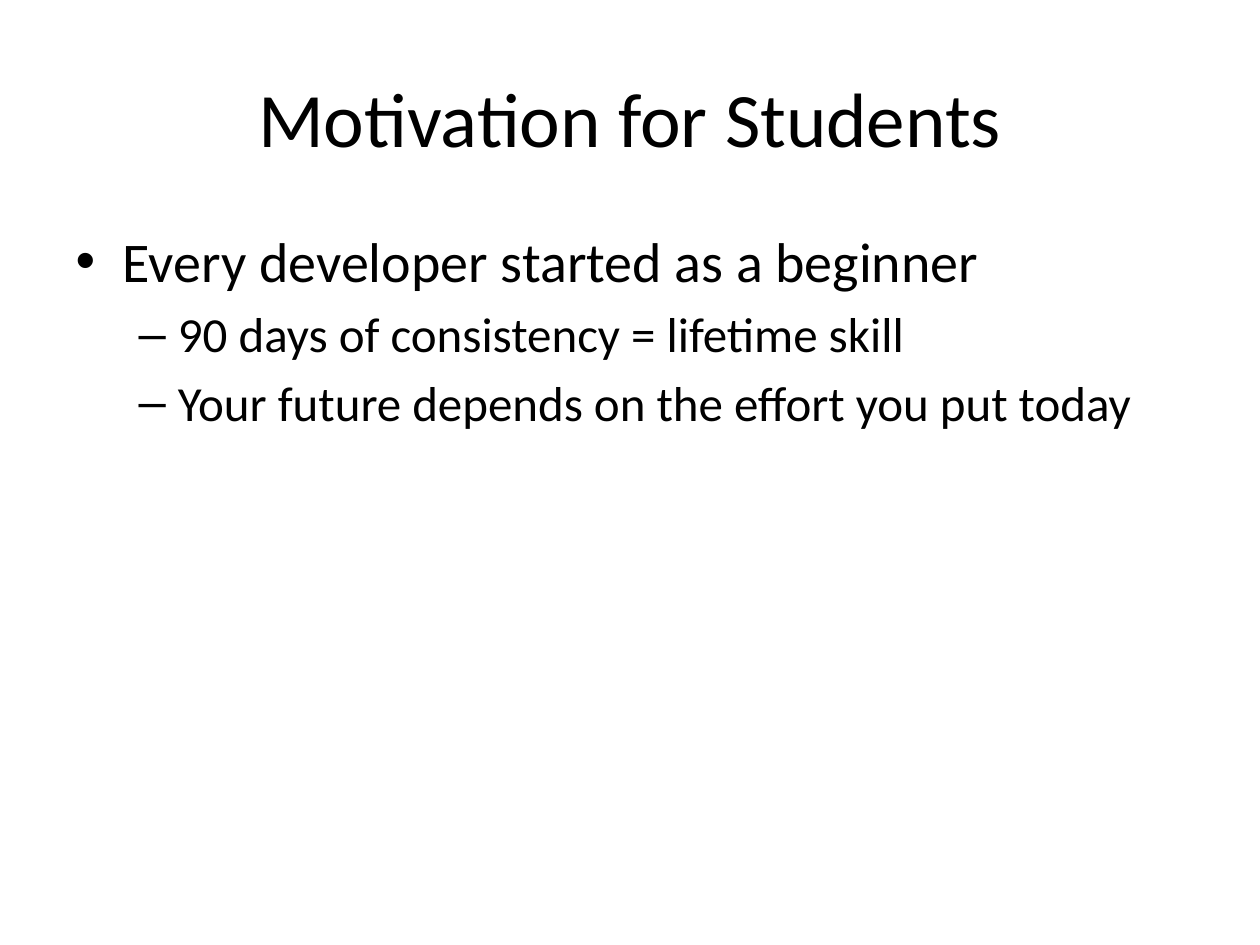
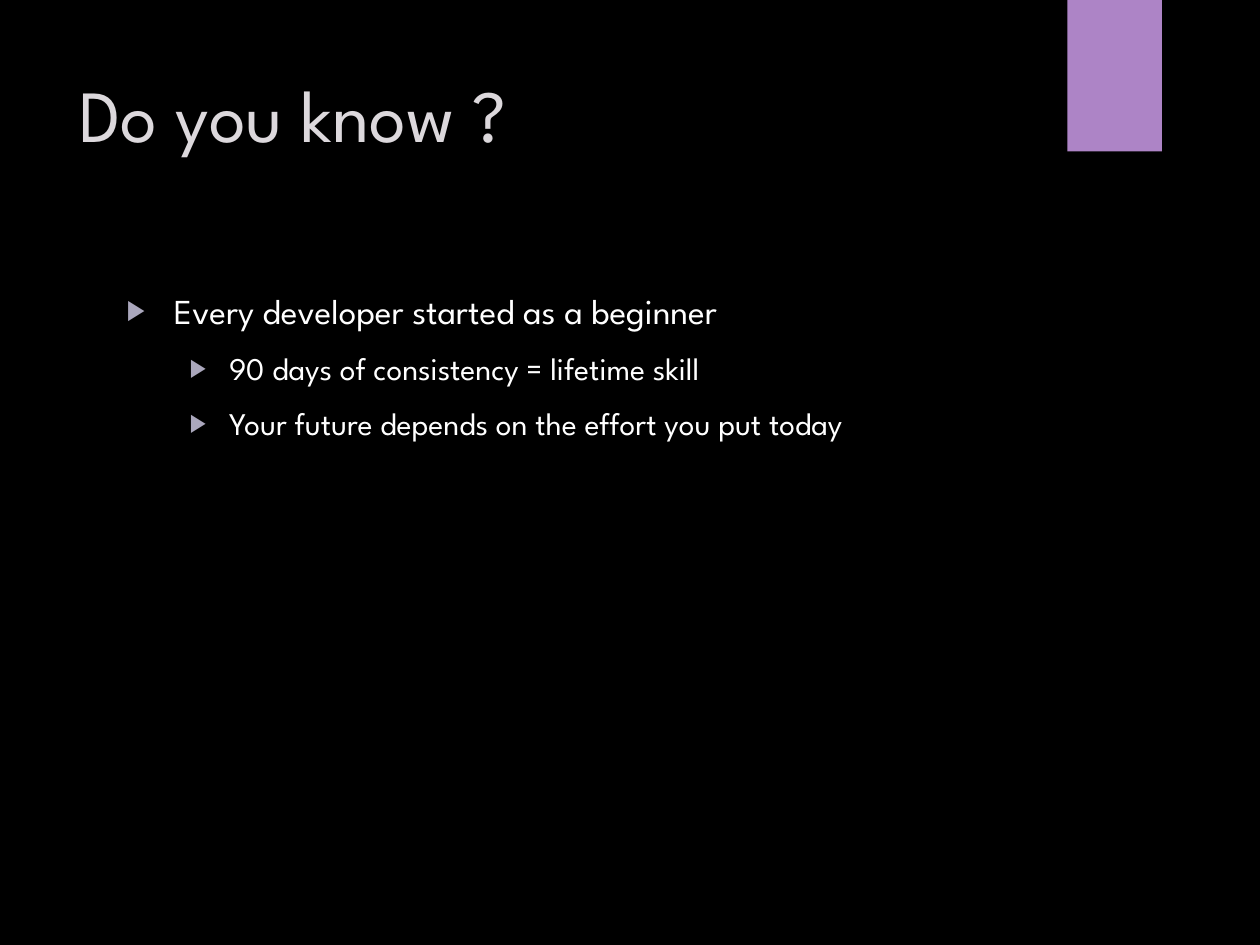
Before and after one commit to CodingBySahil/CorvitSystemPeshawarWeb, a slide deck: slide 13 of Web Designing Course/demo/Web_Designing_Demo_Class_Presentation.pptx (slide 9 before the commit). Drawn at 1260x945 pixels with LibreOffice and Linux fonts; fonts in the diff are those of the drawing; background and template pictures are left out. Boxes give left, top, right and bottom in pixels: in the first picture for what was removed or moved away, otherwise in the second. Text is boxed around its words. In the diff, an @@ line names an element or a change of style, - is before the commit and + after.

```diff
--- a/Web Designing Course/demo/Web_Designing_Demo_Class_Presentation.pptx
+++ b/Web Designing Course/demo/Web_Designing_Demo_Class_Presentation.pptx
@@ background #FFFFFF to picture (left out) @@
@@ rectangle added at (1067, 0, 1162, 151), fill #AD84C6 @@
@@ title "Do you know ?" at (79, 91, 454, 158): vertical alignment middle to top @@
@@ title at (79, 91, 454, 158): text changed; size 44 to 42 pt; font Calibri to League Spartan; text colour #000000 to #DCD8DC @@
-Motivation for Students
+Do you know ?
@@ text "Every developer started as a ...": place and size @@
-text "Every developer started as a ..." at (123, 243, 1131, 429)
+text "Every developer started as a ..." at (174, 300, 842, 442)
@@ text "Every developer started as a ..." at (174, 300, 842, 442): size 32 to 20 pt in "Every developer started as a beginner"; font Calibri to League Spartan, text colour #000000 to #FFFFFF; size 28 to 18 pt in "90 days of consistency = lifetime skill", "Your future depends on the effort you ..."; bullet • to ▶; more space between paragraphs; bullet – to ▶ @@
```
Also in this commit, not shown: 9 other slides changed, 5 slides added.
